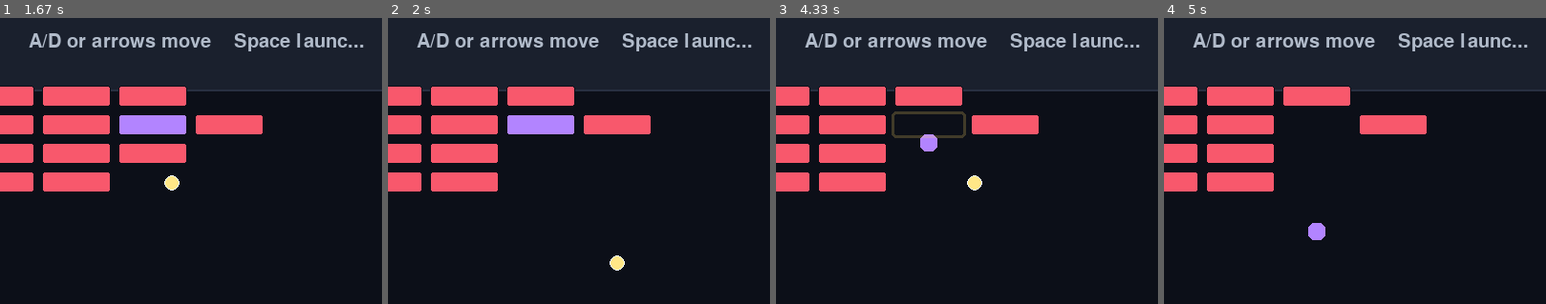
Above: before the commit, frames 1-4 (left to right).
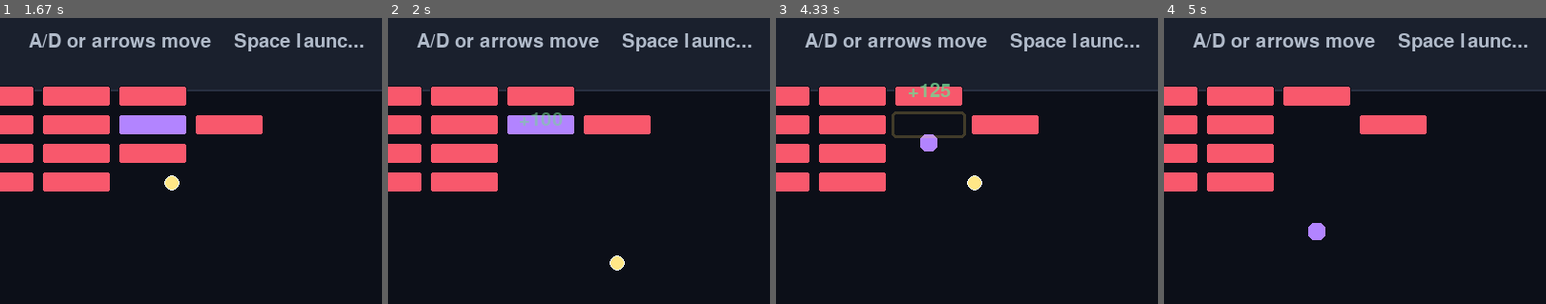
Above: after the commit, the same moments.

Repository: abr-ya/py-arkanoid
Game: pygame game, started from src/arkanoid/__main__.py
Same seed, same stepped clock (60 frames per second), same inputs: the game is played once before the commit and once after it.
Inputs:
- Up to frame 1 (1.67 s): tap Space at 0.33, 0.67, 1.07, 1.37, 1.57 s; hold Right 1-1.47 s; hold Right from 1.5 s (still down)
- Up to frame 2 (2 s): tap Space at 1.87 s; release Right at 1.97 s
- Up to frame 3 (4.33 s): hold Left 2-2.53 s; tap Space at 2.07, 2.37, 2.63, 2.93, 3.07, 3.37, 3.73, 4.03, 4.23 s; hold Left 2.57-2.97 s; hold Right 3-3.63 s; hold Left 3.67-4.13 s; hold Right from 4.17 s (still down)
- Up to frame 4 (5 s): tap Space at 4.53, 4.73 s; release Right at 4.63 s; hold Right from 4.67 s (still down)
The pictures show only the part of the screen within x 50-100%, y 0-50%; the shares and areas given below are measured in that part.

Frame 1 is identical in both runs. In frame 2, 0.2% of the frame differs, in the area x 34-46%, y 33-38%; in frame 3, 0.2%, in the area x 34-46%, y 22-28%; in frame 4, nothing differs.

Commit message:
feat: Add score-change visual feedback

Diff:
--- a/src/arkanoid/core/game.py
+++ b/src/arkanoid/core/game.py
@@ -25,6 +25,7 @@
 WIDE_PADDLE_MULTIPLIER = 1.5
 SLOW_BALL_MULTIPLIER = 0.7
 BRICK_HIT_FEEDBACK_SECONDS = 0.18
+SCORE_FEEDBACK_SECONDS = 0.65
 
 
 def create_starter_bricks() -> list[Brick]:
@@ -217,6 +218,8 @@
             if brick.hit():
                 self.bricks.remove(brick)
                 self.score += brick.score
+                if brick.score:
+                    self._record_score_feedback(brick)
                 self._record_sound_event(SoundEvent.BRICK_BREAK)
                 if brick.grants_extra_life:
                     self.lives += 1
@@ -325,6 +328,21 @@
                 height=rect.height,
                 remaining=BRICK_HIT_FEEDBACK_SECONDS,
                 duration=BRICK_HIT_FEEDBACK_SECONDS,
+            )
+        )
+
+    def _record_score_feedback(self, brick: Brick) -> None:
+        rect = brick.rect
+        self.visual_feedback.append(
+            VisualFeedback(
+                kind="score",
+                x=rect.x,
+                y=rect.y - 24,
+                width=rect.width,
+                height=rect.height,
+                remaining=SCORE_FEEDBACK_SECONDS,
+                duration=SCORE_FEEDBACK_SECONDS,
+                label=f"+{brick.score}",
             )
         )
 
--- a/src/arkanoid/core/models.py
+++ b/src/arkanoid/core/models.py
@@ -137,6 +137,7 @@
     height: float
     remaining: float
     duration: float
+    label: str = ""
 
     @property
     def rect(self) -> Rect:
--- a/src/arkanoid/pygame_app.py
+++ b/src/arkanoid/pygame_app.py
@@ -126,7 +126,7 @@
         return
 
     _draw_hud(screen, session, font)
-    _draw_entities(screen, session)
+    _draw_entities(screen, session, font)
 
     if session.state is GameState.PAUSED:
         _draw_overlay_panel(screen, HEIGHT / 2 - 84, 168)
@@ -190,7 +190,7 @@
         screen.blit(launch_hint, (WIDTH - launch_hint.get_width() - 18, 42))
 
 
-def _draw_entities(screen: pygame.Surface, session: GameSession) -> None:
+def _draw_entities(screen: pygame.Surface, session: GameSession, font: pygame.font.Font) -> None:
     pygame.draw.rect(screen, PADDLE, _to_pygame_rect(session.paddle.rect), border_radius=4)
     for ball in session.balls:
         pygame.draw.circle(
@@ -230,18 +230,26 @@
             width=1,
             border_radius=3,
         )
-    _draw_visual_feedback(screen, session)
-
-
-def _draw_visual_feedback(screen: pygame.Surface, session: GameSession) -> None:
+    _draw_visual_feedback(screen, session, font)
+
+
+def _draw_visual_feedback(
+    screen: pygame.Surface,
+    session: GameSession,
+    font: pygame.font.Font,
+) -> None:
     for feedback in session.visual_feedback:
-        if feedback.kind != "brick-hit":
-            continue
-        rect = _to_pygame_rect(feedback.rect).inflate(6, 6)
-        alpha = round(210 * feedback.progress)
-        effect = pygame.Surface((rect.width, rect.height), pygame.SRCALPHA)
-        pygame.draw.rect(effect, (*WARNING, alpha), effect.get_rect(), width=3, border_radius=5)
-        screen.blit(effect, rect)
+        if feedback.kind == "brick-hit":
+            rect = _to_pygame_rect(feedback.rect).inflate(6, 6)
+            alpha = round(210 * feedback.progress)
+            effect = pygame.Surface((rect.width, rect.height), pygame.SRCALPHA)
+            pygame.draw.rect(effect, (*WARNING, alpha), effect.get_rect(), width=3, border_radius=5)
+            screen.blit(effect, rect)
+        elif feedback.kind == "score":
+            rendered = font.render(feedback.label, True, ACCENT)
+            rendered.set_alpha(round(255 * feedback.progress))
+            rect = rendered.get_rect(center=(feedback.rect.center_x, feedback.y))
+            screen.blit(rendered, rect)
 
 
 def _level_progress_label(session: GameSession) -> str:
--- a/tests/test_core_game.py
+++ b/tests/test_core_game.py
@@ -110,15 +110,33 @@
 
     session.update(0)
 
-    assert len(session.visual_feedback) == 1
-    feedback = session.visual_feedback[0]
+    feedback = next(item for item in session.visual_feedback if item.kind == "brick-hit")
     assert feedback.kind == "brick-hit"
     assert feedback.rect.x == brick.x
     assert feedback.rect.y == brick.y
 
-    session.update(feedback.duration)
+    session.update(max(item.duration for item in session.visual_feedback))
 
     assert session.visual_feedback == []
+
+
+def test_destroying_scoring_brick_records_score_feedback() -> None:
+    session = create_session()
+    session.start()
+    brick = Brick(x=100, y=100)
+    session.bricks = [brick]
+    session.ball.attached = False
+    session.ball.x = 110
+    session.ball.y = 110
+    session.ball.vx = 0
+    session.ball.vy = -200
+
+    session.update(0)
+
+    score_feedback = next(item for item in session.visual_feedback if item.kind == "score")
+    assert score_feedback.label == f"+{BRICK_SCORE}"
+    assert score_feedback.rect.x == brick.x
+    assert score_feedback.y < brick.y
 
 
 def test_life_loss_resets_ball_and_final_life_sets_game_over() -> None:
Not shown, changed: openspec/changes/feature-09-polish-event-feedback-and-qol/tasks.md
